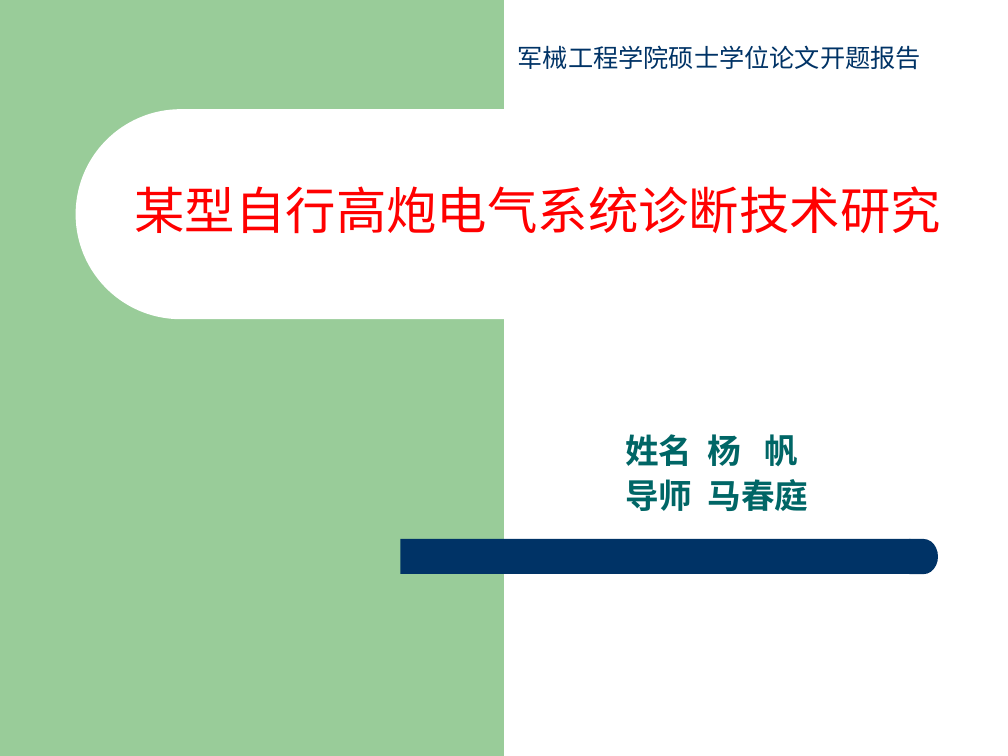
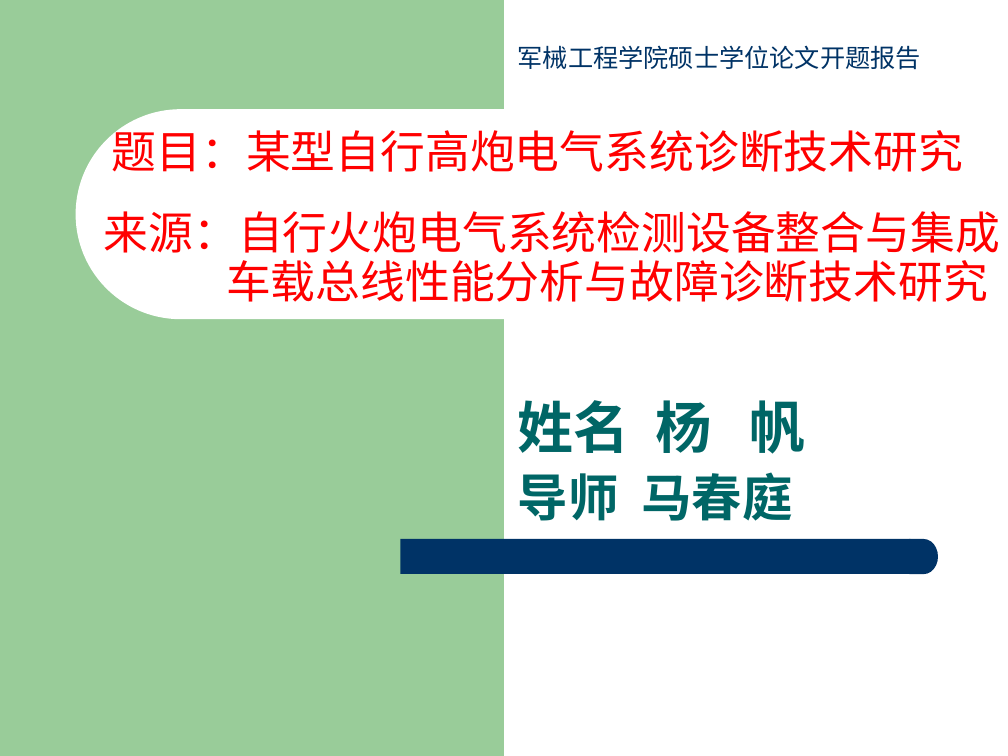
Before and after one commit to yangfan16860/Paper, a slide deck: slide 1 of 开题报告杨帆.ppt. Drawn at 1008x756 pixels with LibreOffice and Linux fonts; fonts in the diff are those of the drawing. Boxes give left, top, right and bottom in pixels: in the first picture for what was removed or moved away, otherwise in the second. Text is boxed around its words. In the diff, an @@ line names an element or a change of style, - is before the commit and + after.

```diff
--- a/开题报告杨帆.ppt
+++ b/开题报告杨帆.ppt
@@ text at (x1=112, y1=123, x2=964, y2=172): text changed; size 36 to 32 pt @@
-某型自行高炮电气系统诊断技术研究
+题目：某型自行高炮电气系统诊断技术研究
@@ text added at (x1=104, y1=211, x2=1000, y2=302), 32 pt, text #FF0000 @@
+来源：自行火炮电气系统检测设备整合与集成
+车载总线性能分析与故障诊断技术研究
@@ subtitle "姓名 杨 帆" moved from (x1=625, y1=434, x2=809, y2=511) to (x1=518, y1=400, x2=805, y2=521) @@
@@ subtitle "姓名 杨 帆" at (x1=518, y1=400, x2=805, y2=521): size 24 to 40 pt in "姓名 杨 帆"; size 24 to 36 pt in "导师 马春庭"; more space between paragraphs @@
```
Also in this commit, not shown: 9 other slides changed, 5 slides added, 2 slides removed, 4 other files.
